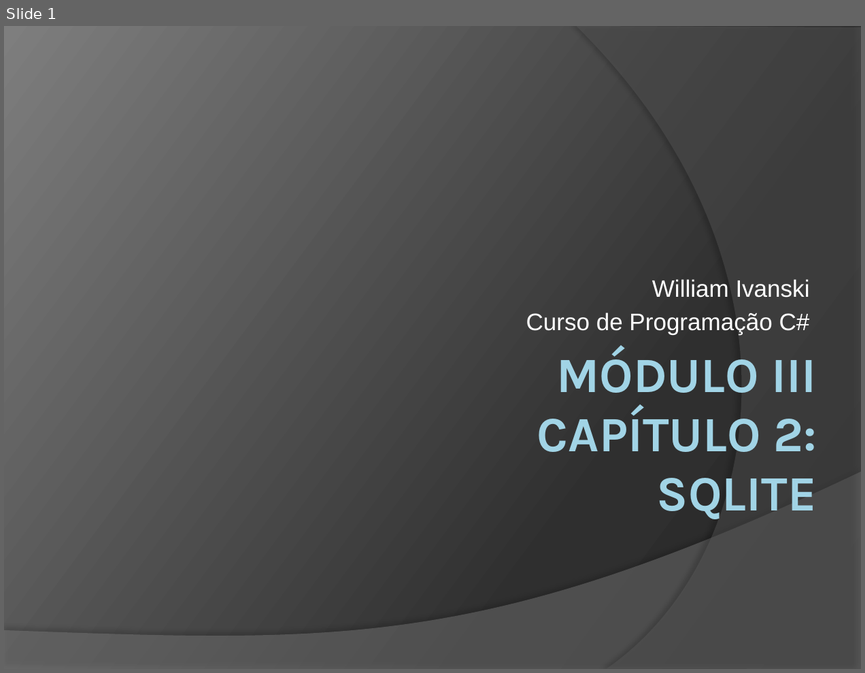
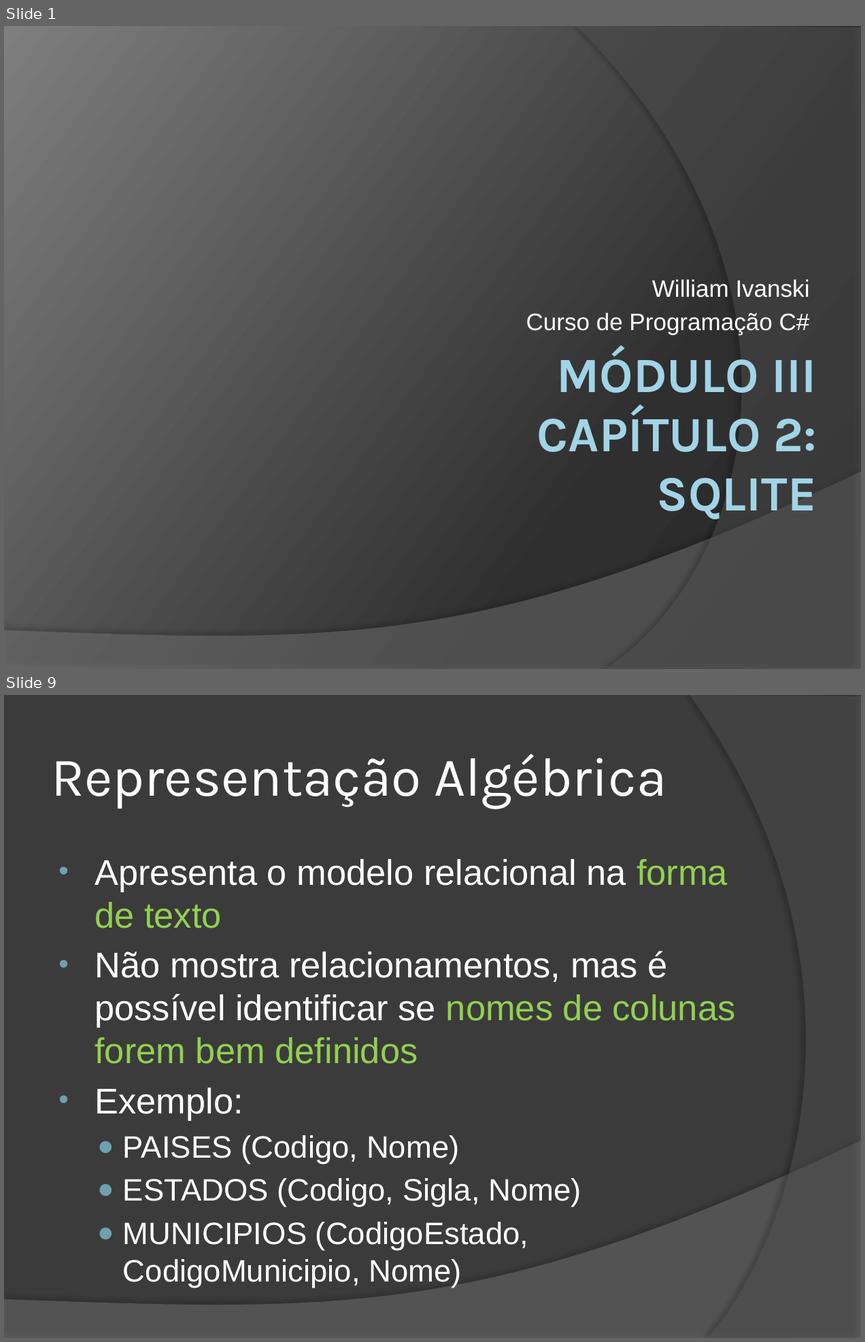
Before and after one commit to wind39/wind39.github.io, a slide deck: curso/modulo3capitulo2.pptx. Shown one above the other, each under a label of ours: slide 1 before the commit, slides 1 and 9 after it; the slides between them are not shown. The pictures are 865x673 and 865x1342 pixels, drawn with LibreOffice and Linux fonts; fonts in the diff are those of the drawing. Boxes give left, top, right and bottom in pixels: in the first picture for what was removed or moved away, otherwise in the second. Text is boxed around its words. In the diff, an @@ line names an element or a change of style, - is before the commit and + after.

```diff
--- a/curso/modulo3capitulo2.pptx
+++ b/curso/modulo3capitulo2.pptx
@@ slide 9 added at bbox=[4, 695, 861, 1338], background #3B3B3B; not listed: 1 template element that a slide beside it also shows @@
@@ freeform shape added at bbox=[689, 695, 861, 1338], fill #5E5E5E at 40% opacity @@
@@ title added at bbox=[51, 753, 667, 809], 46 pt, text #FFFFFF @@
+Representação Algébrica
@@ text added at bbox=[94, 859, 736, 1287], 30 pt, text #FFFFFF @@
+• Apresenta o modelo relacional na forma de texto
+• Não mostra relacionamentos, mas é possível identificar se nomes de colunas forem bem definidos
+• Exemplo:
+  ● PAISES (Codigo, Nome)
+  ● ESTADOS (Codigo, Sigla, Nome)
+  ● MUNICIPIOS (CodigoEstado, CodigoMunicipio, Nome)
```
Also in this commit, not shown: 1 slide changed, 24 other slides added, 16 other files.
